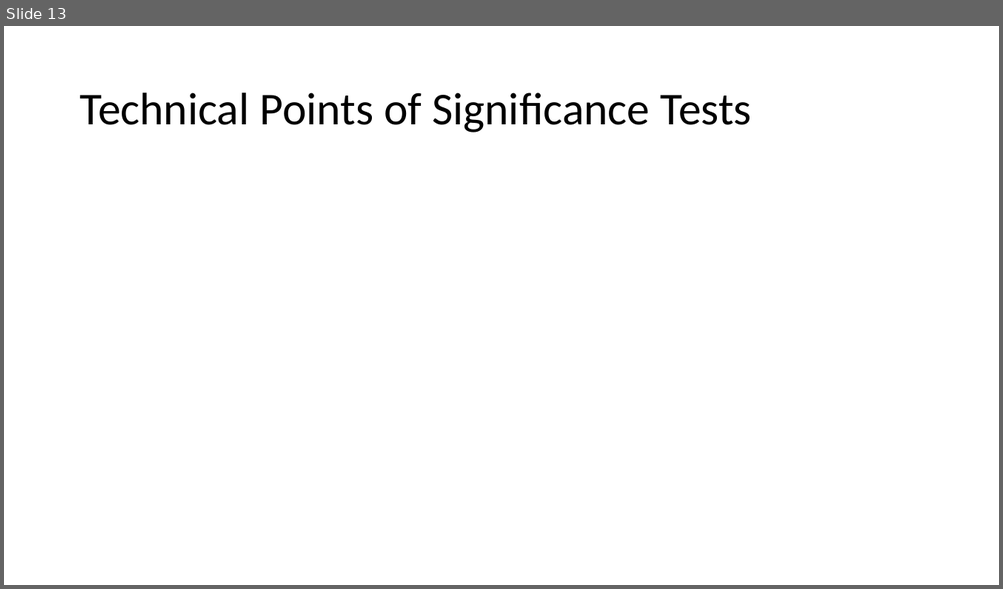
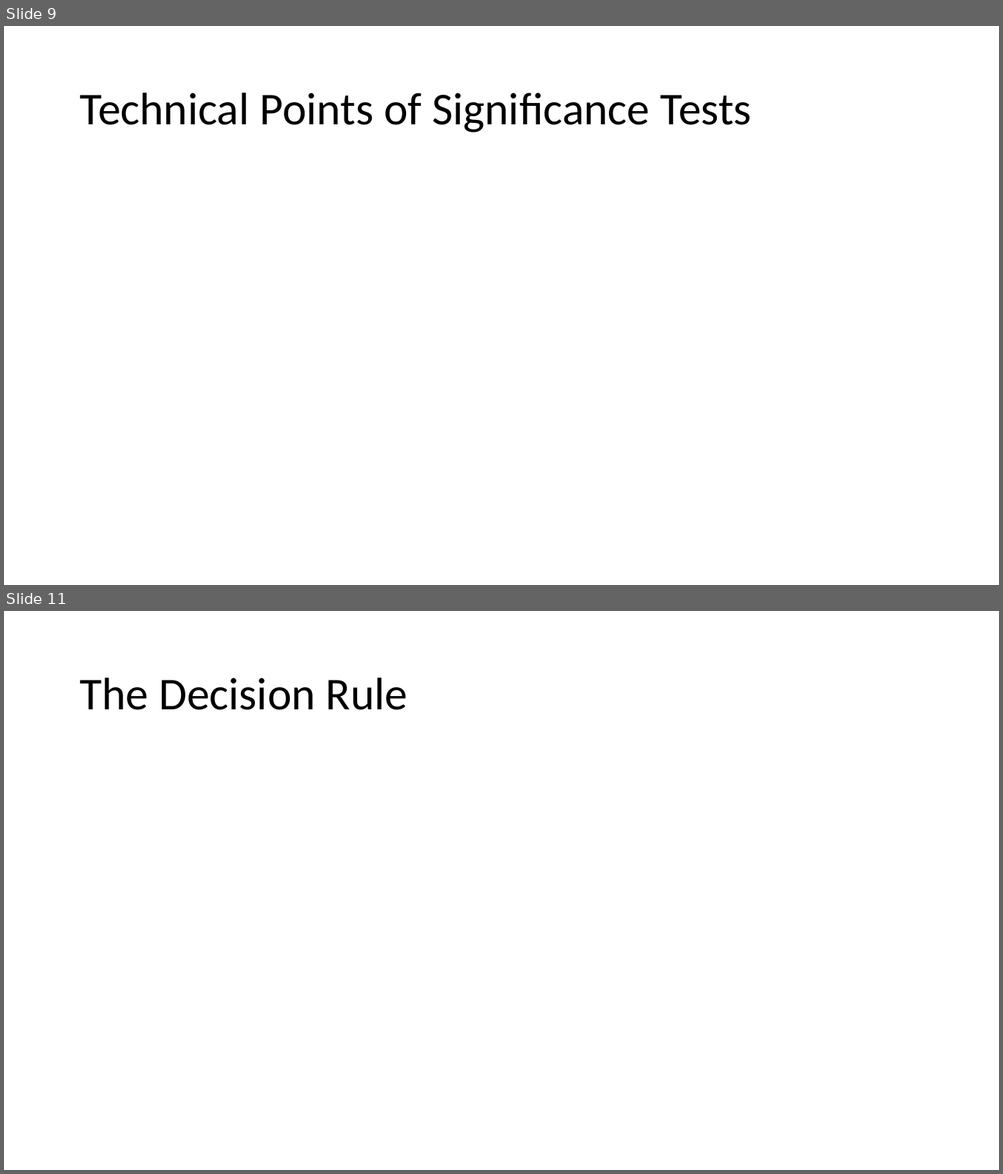
Before and after one commit to Jarred6068/UI_STAT251-03_Spring_2024, a slide deck: docs/lecture_slides/Week 12/Week12_Lecture22_Slides_3_27_2024.pptx. Shown one above the other, each under a label of ours: slide 13 before the commit, slides 9 and 11 after it; the slides between them are not shown. The pictures are 1003x589 and 1003x1174 pixels, drawn with LibreOffice and Linux fonts; fonts in the diff are those of the drawing; grey boxes stand for pictures. Boxes give left, top, right and bottom in pixels: in the first picture for what was removed or moved away, otherwise in the second. Text is boxed around its words. In the diff, an @@ line names an element or a change of style, - is before the commit and + after.

```diff
--- a/docs/lecture_slides/Week 12/Week12_Lecture22_Slides_3_27_2024.pptx
+++ b/docs/lecture_slides/Week 12/Week12_Lecture22_Slides_3_27_2024.pptx
@@ slide 11 added at (4,611,999,1170), background #FFFFFF @@
@@ title added at (79,678,407,710), 44 pt, text #000000 @@
+The Decision Rule
@@ what was slide 13 is now slide 9 @@
```
Also in this commit, not shown: 6 slides changed, 4 other slides added, 2 slides removed, 6 other files.
